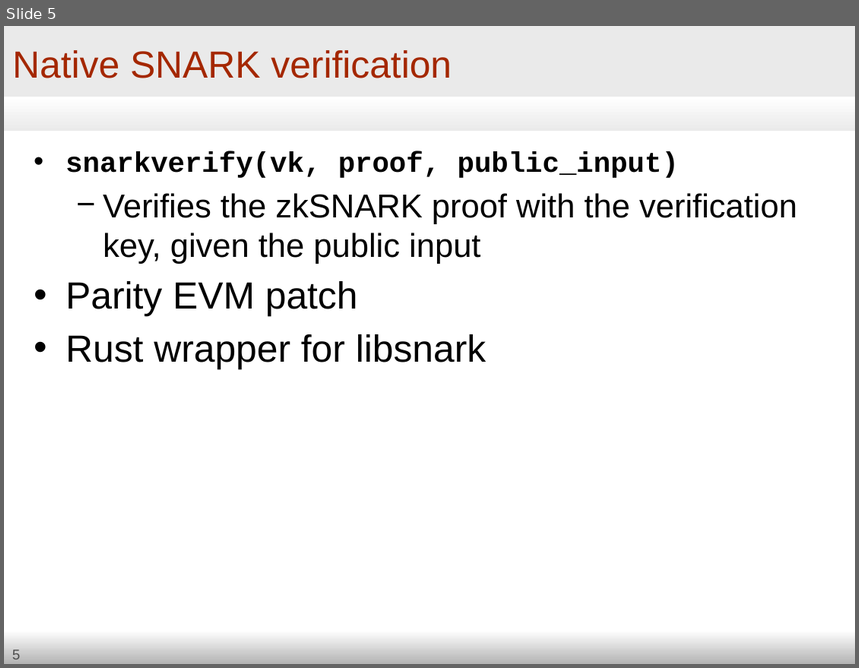
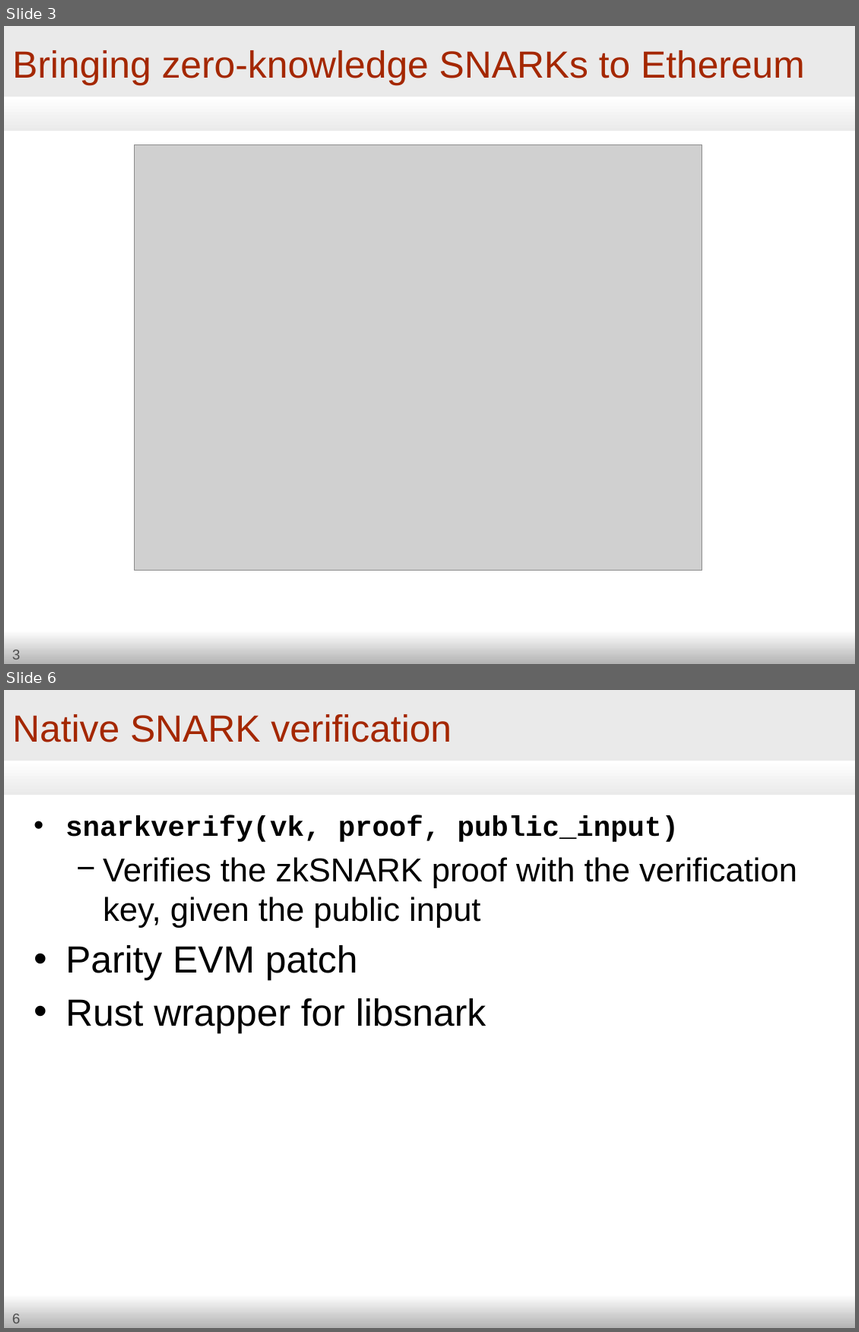
Before and after one commit to zcash-hackworks/babyzoe, a slide deck: babyzoe-draft2.odp. Shown one above the other, each under a label of ours: slide 5 before the commit, slides 3 and 6 after it; the slides between them are not shown. The pictures are 859x668 and 859x1332 pixels, drawn with LibreOffice and Linux fonts; fonts in the diff are those of the drawing; grey boxes stand for pictures. Boxes give left, top, right and bottom in pixels: in the first picture for what was removed or moved away, otherwise in the second. Text is boxed around its words. In the diff, an @@ line names an element or a change of style, - is before the commit and + after.

```diff
--- a/babyzoe-draft2.odp
+++ b/babyzoe-draft2.odp
@@ slide 3 added at (4,26,855,664), background #FFFFFF; not listed: 4 template elements that a slide beside it also shows @@
@@ title added at (12,50,805,86), 32 pt, text #A42700 @@
+Bringing zero-knowledge SNARKs to Ethereum
@@ picture added at (134,145,702,571) @@
@@ what was slide 5 is now slide 6 @@
@@ page number at (12,1314,20,1324): text changed @@
-5
+6
```
Also in this commit, not shown: 7 slides changed, 4 other slides added, 1 slide removed.
